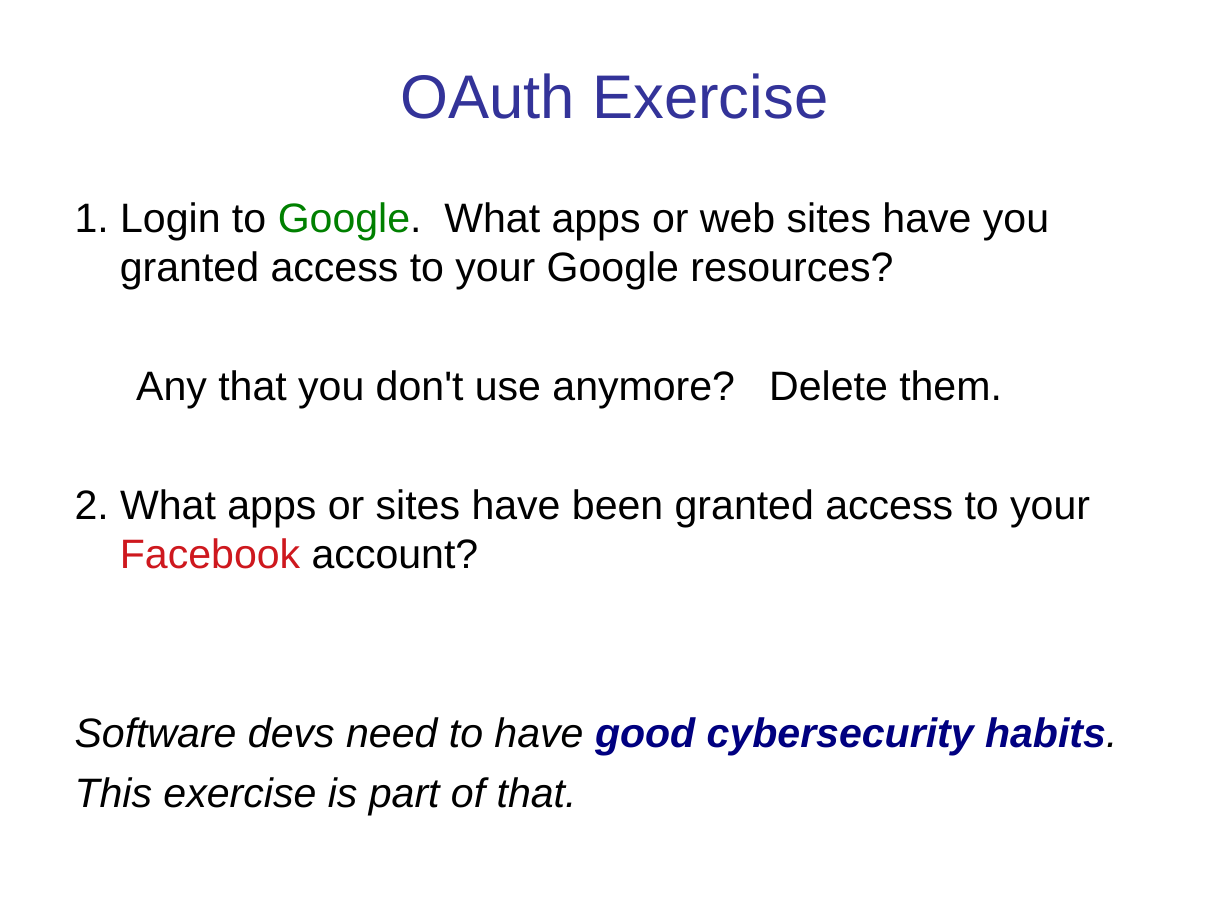
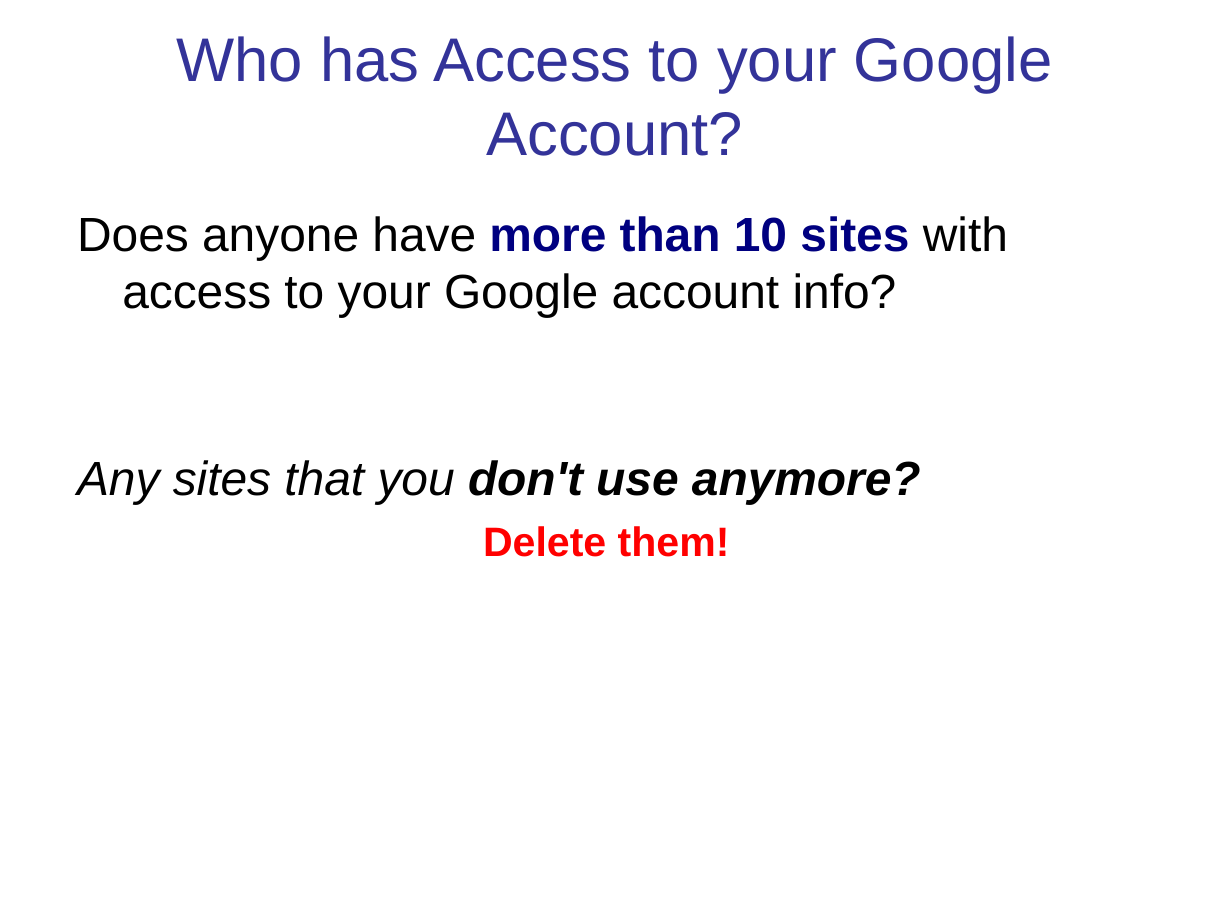
Before and after one commit to cpske/ISP, a slide deck: slide 14 of authentication/Authentication-and-Authorization.ppt (slide 13 before the commit). Drawn at 1232x924 pixels with LibreOffice and Linux fonts; fonts in the diff are those of the drawing. Boxes give left, top, right and bottom in pixels: in the first picture for what was removed or moved away, otherwise in the second. Text is boxed around its words. In the diff, an @@ line names an element or a change of style, - is before the commit and + after.

Commit message:
updating OAuth presentation (in progress)

```diff
--- a/authentication/Authentication-and-Authorization.ppt
+++ b/authentication/Authentication-and-Authorization.ppt
@@ title at (177,36,1053,156): text changed @@
-OAuth Exercise
+Who has Access to your Google Account?
@@ text at (77,216,1008,557): text changed; size 24 to 28 pt @@
-1. Login to Google. What apps or web sites have you granted access to your Google resources?
-  Any that you don't use anymore? Delete them.
-2. What apps or sites have been granted access to your Facebook account?
-Software devs need to have good cybersecurity habits.
-This exercise is part of that.
+Does anyone have more than 10 sites with access to your Google account info?
+Any sites that you don't use anymore?
+Delete them!
```
Also in this commit, not shown: 12 other slides changed, 7 slides added, 1 slide removed.
